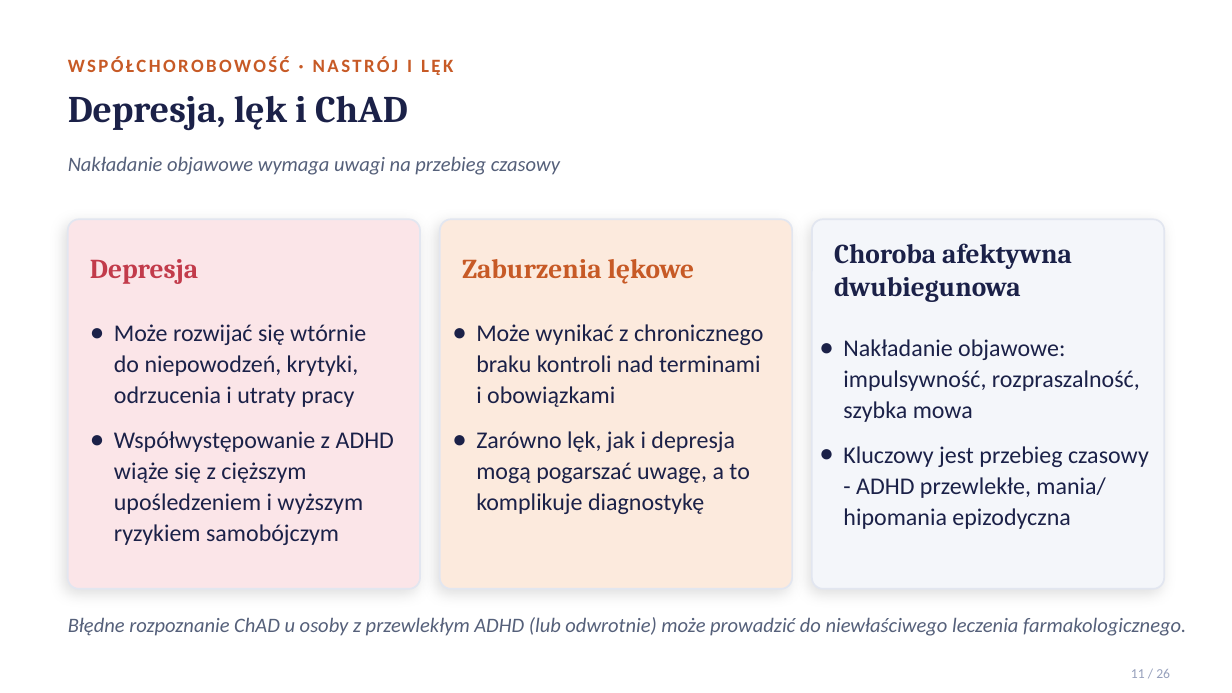
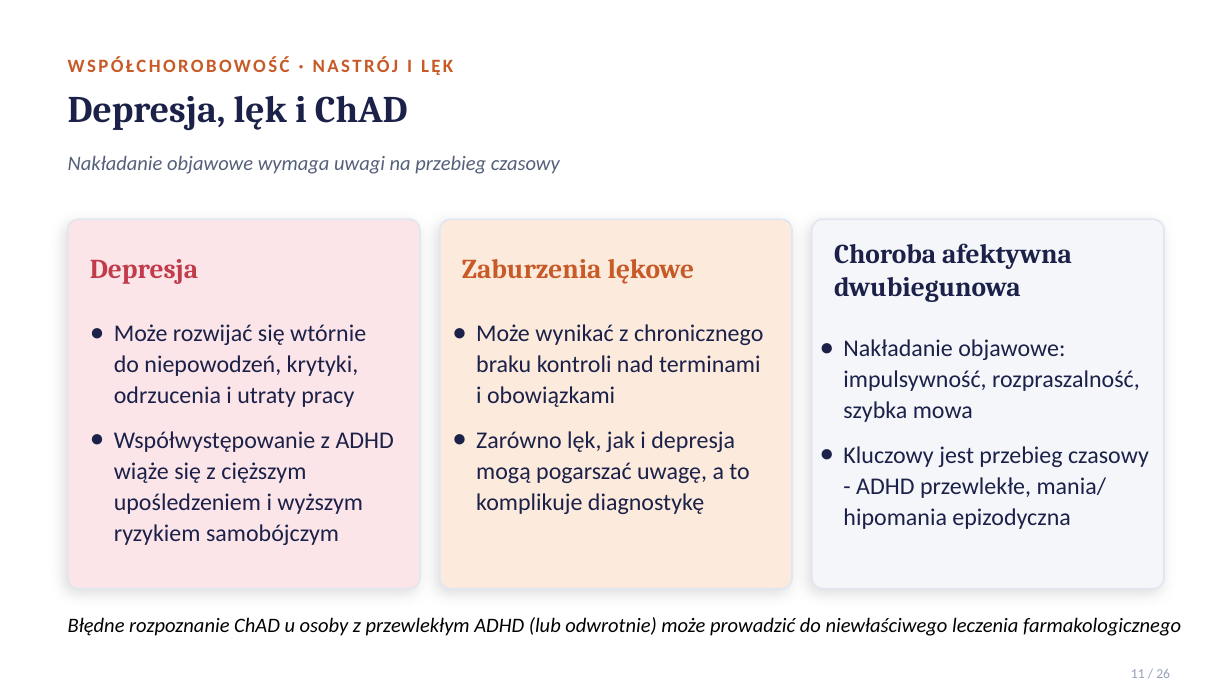
Before and after one commit to MatPomGit/NeuroHub, a slide deck: slide 11 of pages/files/adhd_prezentacja.pptx. Drawn at 1232x693 pixels with LibreOffice and Linux fonts; fonts in the diff are those of the drawing. Boxes give left, top, right and bottom in pixels: in the first picture for what was removed or moved away, otherwise in the second. Text is boxed around its words. In the diff, an @@ line names an element or a change of style, - is before the commit and + after.

```diff
--- a/pages/files/adhd_prezentacja.pptx
+++ b/pages/files/adhd_prezentacja.pptx
@@ text at [68, 617, 1181, 636]: text changed; text colour #55607A to #000000 @@
-Błędne rozpoznanie ChAD u osoby z przewlekłym ADHD (lub odwrotnie) może prowadzić do niewłaściwego leczenia farmakologicznego.
+Błędne rozpoznanie ChAD u osoby z przewlekłym ADHD (lub odwrotnie) może prowadzić do niewłaściwego leczenia farmakologicznego
```
Also in this commit, not shown: 13 other slides changed, 1 other file.
